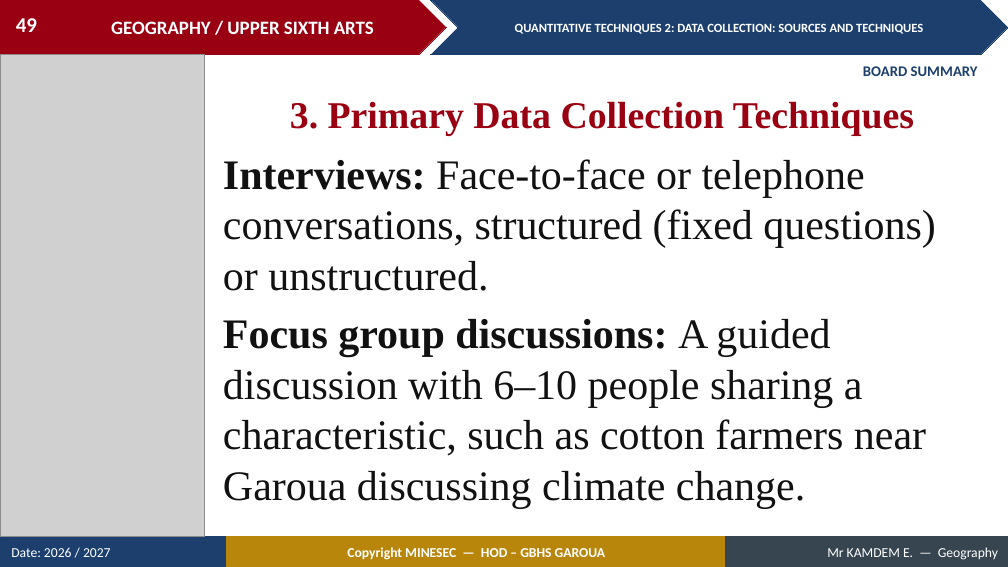
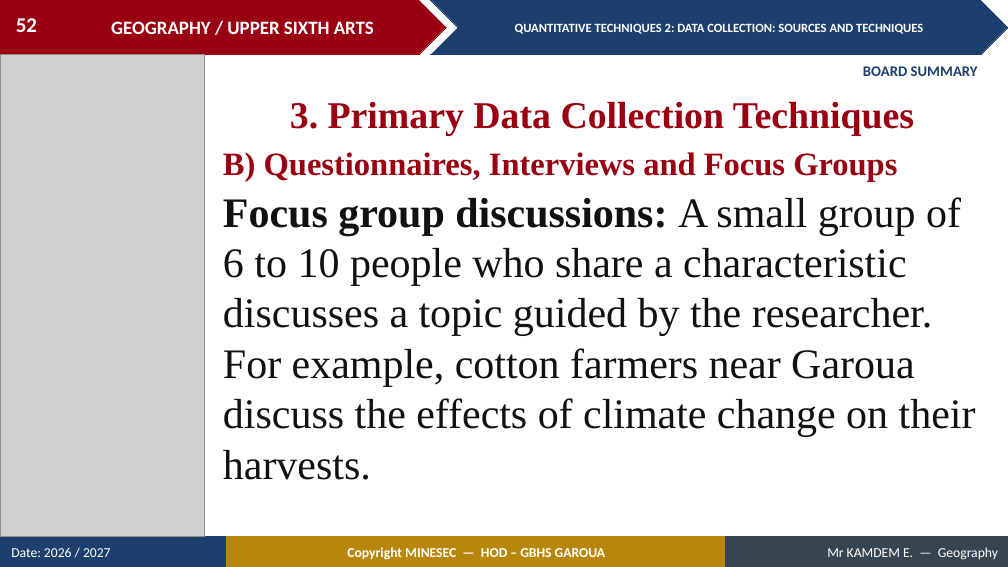
Before and after one commit to Berthautk/linea-github, a slide deck: slide 52 of lecons/USA/Practical Geography/11_USA_PRA_QT02_Data_Collection_Sources_and_Techniques.pptx (slide 49 before the commit). Drawn at 1008x567 pixels with LibreOffice and Linux fonts; fonts in the diff are those of the drawing; grey boxes stand for pictures. Boxes give left, top, right and bottom in pixels: in the first picture for what was removed or moved away, otherwise in the second. Text is boxed around its words. In the diff, an @@ line names an element or a change of style, - is before the commit and + after.

```diff
--- a/lecons/USA/Practical Geography/11_USA_PRA_QT02_Data_Collection_Sources_and_Techniques.pptx
+++ b/lecons/USA/Practical Geography/11_USA_PRA_QT02_Data_Collection_Sources_and_Techniques.pptx
@@ page number at (16, 18, 37, 32): text changed @@
-49
+52
@@ text added at (223, 152, 897, 182), 31 pt, text #990011, bold @@
+B) Questionnaires, Interviews and Focus Groups
@@ text at (223, 197, 976, 480): text changed @@
-Interviews: Face-to-face or telephone conversations, structured (fixed questions) or unstructured.
-Focus group discussions: A guided discussion with 6–10 people sharing a characteristic, such as cotton farmers near Garoua discussing climate change.
+Focus group discussions: A small group of 6 to 10 people who share a characteristic discusses a topic guided by the researcher. For example, cotton farmers near Garoua discuss the effects of climate change on their harvests.
```
Also in this commit, not shown: 10 other slides changed, 4 slides added, 1 slide removed, 7 other files.
